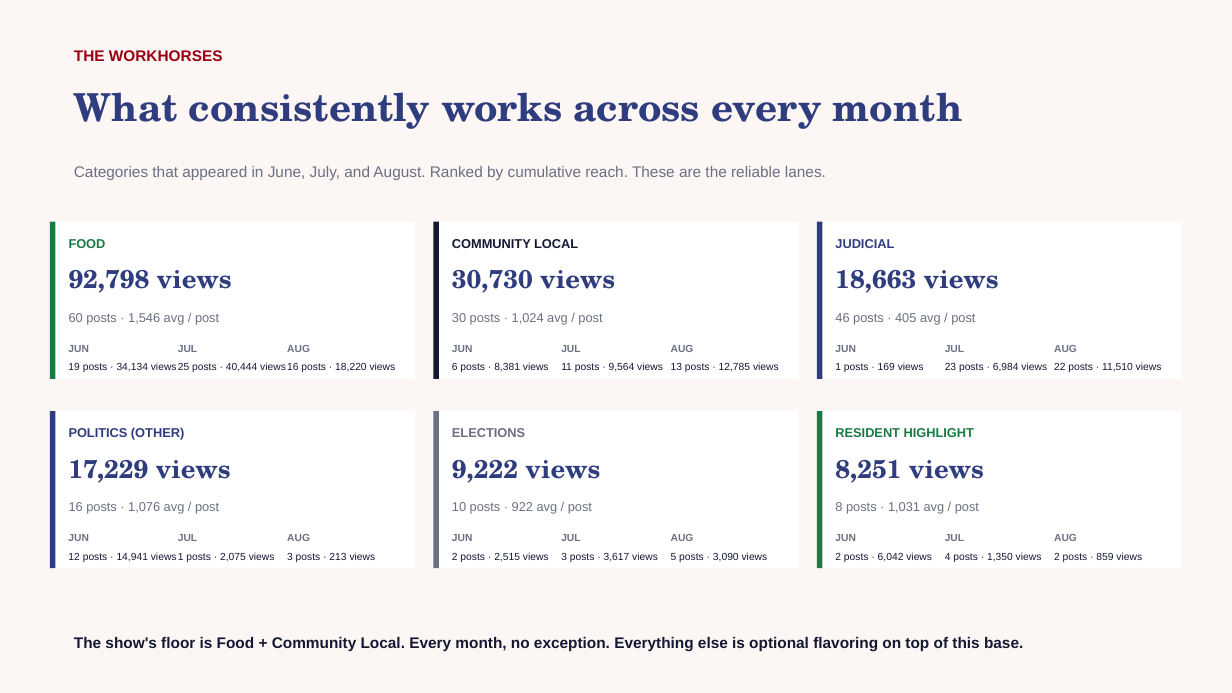
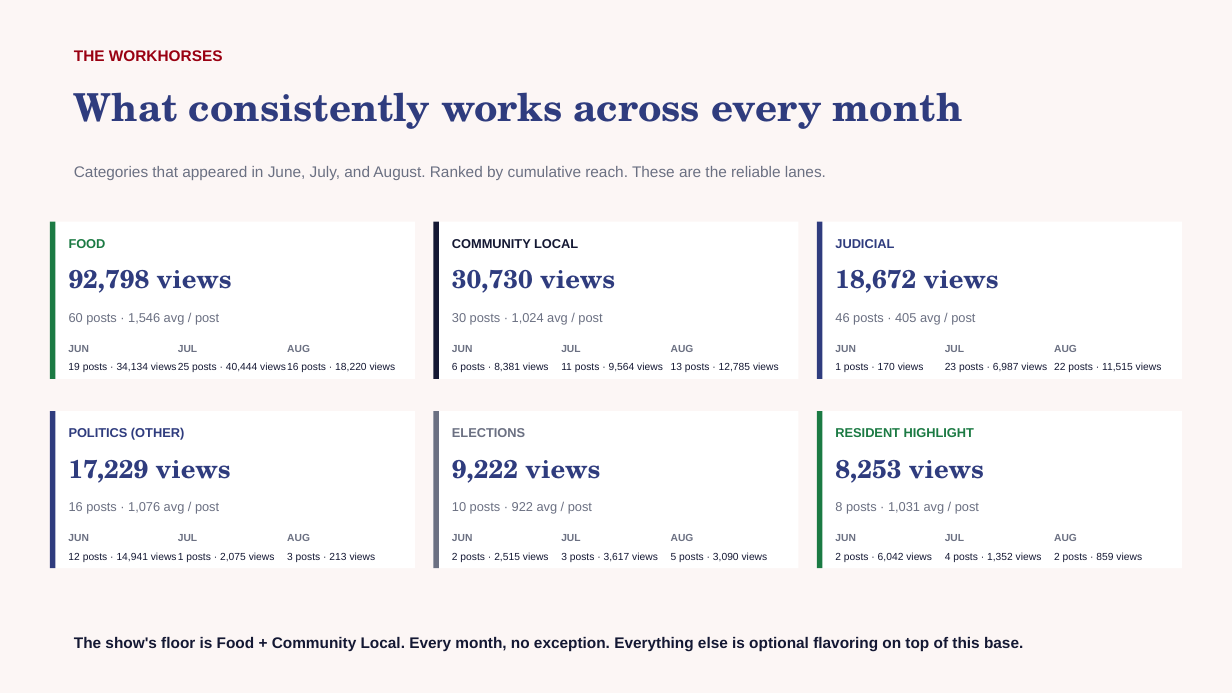
Before and after one commit to zvmmer/talking-downey-kpis, a slide deck: slide 5 of STATE_OF_THE_SHOW.pptx. Drawn at 1232x693 pixels with LibreOffice and Linux fonts; fonts in the diff are those of the drawing. Boxes give left, top, right and bottom in pixels: in the first picture for what was removed or moved away, otherwise in the second. Text is boxed around its words. In the diff, an @@ line names an element or a change of style, - is before the commit and + after.

```diff
--- a/STATE_OF_THE_SHOW.pptx
+++ b/STATE_OF_THE_SHOW.pptx
@@ text at bbox=[835, 270, 999, 293]: text changed @@
-18,663 views
+18,672 views
@@ text at bbox=[835, 362, 924, 372]: text changed @@
-1 posts · 169 views
+1 posts · 170 views
@@ text at bbox=[945, 362, 1047, 372]: text changed @@
-23 posts · 6,984 views
+23 posts · 6,987 views
@@ text at bbox=[1054, 362, 1162, 372]: text changed @@
-22 posts · 11,510 views
+22 posts · 11,515 views
@@ text at bbox=[835, 460, 984, 483]: text changed @@
-8,251 views
+8,253 views
@@ text at bbox=[945, 552, 1042, 562]: text changed @@
-4 posts · 1,350 views
+4 posts · 1,352 views
```
Also in this commit, not shown: 4 other slides changed, 6 other files.
